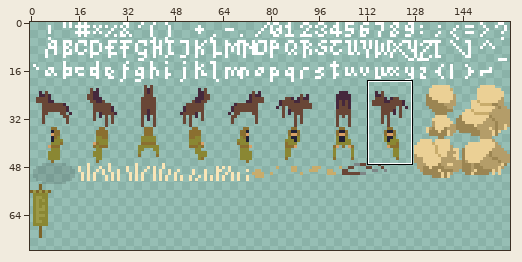
File history of a sprite sheet, src/sprites.png. The picture above shows the old version from afar; the outline marks the close-up.
Close-up. Old version:
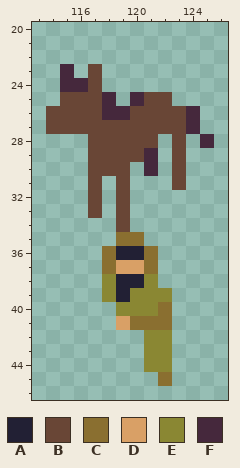
The file is 160x112 pixels. Shown: x 113..126, y 20..46. The wide view leaves out empty margins. The commit also changed other parts of the picture, which this record leaves out.
Palette (. is transparent): A #222034  B #694636  C #8a6f30  D #d9a066  E #8a8733  F #45283c
Pixels before, first column x 114:
23 .F.B........
24 .FFB........
25 .BBBF.FBB...
26 BBBBFFBBBBF.
27 BBBBBBBBBBF.
28 ...BBBBB.B.F
29 ...BBBBF.B..
30 ...BBB.F.B..
31 ...B.B...B..
32 ...B.B......
33 ...B.B......
34 .....B......
35 .....CC.....
36 ....CAAC....
37 ....CDDC....
38 ....EAAE....
39 ....EAEEE...
40 .....EEEC...
41 .....DCCC...
42 .......EE...
43 .......EE...
44 .......EE...
45 ........C...
After the commit:
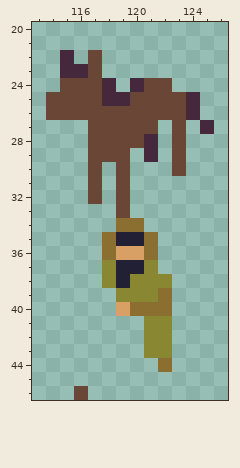
Changes in this commit:
Changed rows in their new state; - is an unchanged pixel.
first column x 114:
22 -F-B--------
23 --F---------
24 -BB-F-FBB---
25 B----FB--BF-
26 ----BB------
27 ...-----.-.F
28 -------F---.
29 ------.-----
30 ----.--.----
31 ---------.--
33 ---.--------
34 -----CC-----
35 ----CAAC----
36 -----DD-----
37 ----EAAE----
38 ------E-E---
39 ----.E--C---
40 -----DCC----
41 -----..EE---
44 -------.C---
45 --------.---
46 --B---------
Changed places in both close-ups, as pixel boxes (x1, y1, x2, y2):
changed: (46, 50, 214, 400)
